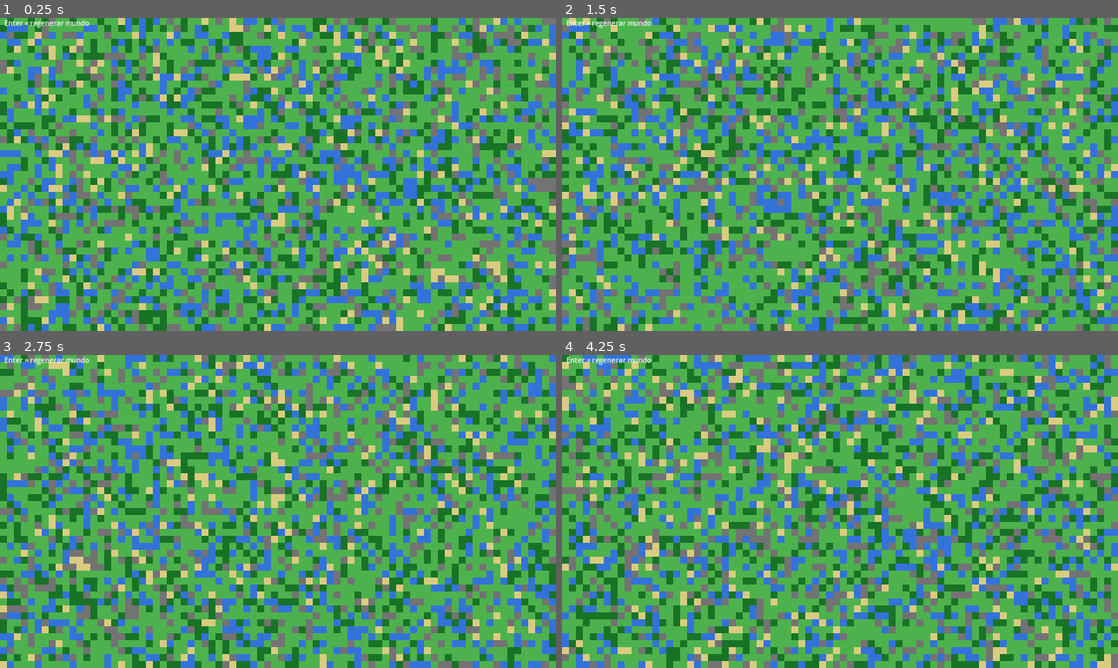
Above: before the commit, frames 1-4 (two rows, left to right).
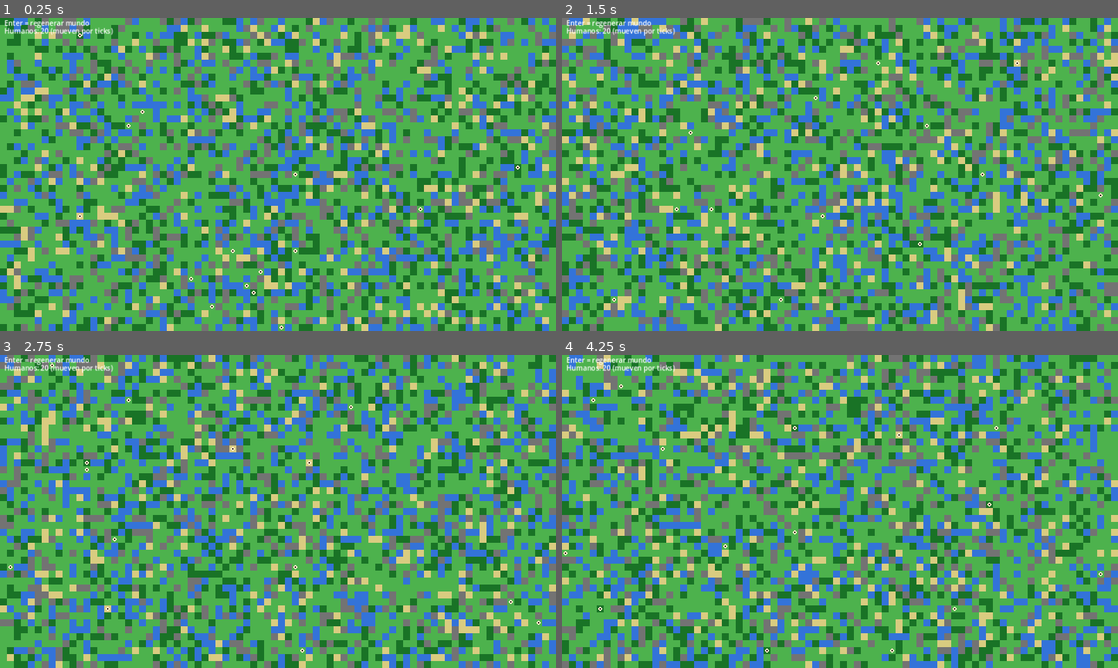
Above: after the commit, the same moments.

Repository: scastorina/civilizatio
Game: Godot game, scene res://scenes/Main.tscn
Two runs of this game, one before a commit and one after it. Both use one fixed random seed, a clock stepped at 60 frames per second and the inputs below.
Inputs:
- Up to frame 1 (0.25 s): no input
- Up to frame 2 (1.5 s): tap Enter (ui_accept) at 0.5, 0.6, 0.77, 1.07, 1.35 s
- Up to frame 3 (2.75 s): tap Enter (ui_accept) at 1.52, 1.82, 2.1 s
- Up to frame 4 (4.25 s): tap Enter (ui_accept) at 2.75, 2.85, 3.02, 3.32, 3.6, 3.77, 4.07 s

The runs differ from the first frame. In frame 1, 71% of the frame differs, in the area x 0-100%, y 0-100%; in frame 2, 69%; in frame 3, 70%; in frame 4, 70%.

Commit message:
Add human entities with tick movement and world grid logic

Diff:
--- /dev/null
+++ b/scripts/Human.gd
@@ -0,0 +1,41 @@
+extends Node2D
+class_name Human
+
+var grid: WorldGrid
+var grid_position: Vector2i = Vector2i.ZERO
+var tile_size: int = 16
+
+func setup(p_grid: WorldGrid, p_grid_position: Vector2i, p_tile_size: int) -> void:
+	grid = p_grid
+	grid_position = p_grid_position
+	tile_size = p_tile_size
+	_update_world_position()
+	queue_redraw()
+
+func tick_move(rng: RandomNumberGenerator) -> void:
+	var directions: Array[Vector2i] = [
+		Vector2i(1, 0),
+		Vector2i(-1, 0),
+		Vector2i(0, 1),
+		Vector2i(0, -1),
+		Vector2i.ZERO,
+	]
+	for i in range(directions.size() - 1, 0, -1):
+		var j := rng.randi_range(0, i)
+		var temp: Vector2i = directions[i]
+		directions[i] = directions[j]
+		directions[j] = temp
+
+	for dir in directions:
+		var next := grid_position + dir
+		if grid.is_walkable(next):
+			grid_position = next
+			_update_world_position()
+			break
+
+func _update_world_position() -> void:
+	position = Vector2((grid_position.x + 0.5) * tile_size, (grid_position.y + 0.5) * tile_size)
+
+func _draw() -> void:
+	draw_circle(Vector2.ZERO, tile_size * 0.28, Color(1.0, 0.92, 0.80))
+	draw_circle(Vector2.ZERO, tile_size * 0.14, Color(0.20, 0.15, 0.12))
--- a/scripts/Main.gd
+++ b/scripts/Main.gd
@@ -3,44 +3,65 @@
 const TILE_SIZE := 16
 const WORLD_WIDTH := 96
 const WORLD_HEIGHT := 54
+const HUMAN_COUNT := 20
+const MOVE_TICK_SECONDS := 0.35
 
 var rng := RandomNumberGenerator.new()
-var world: Array = []
+var world_grid := WorldGrid.new(WORLD_WIDTH, WORLD_HEIGHT)
+var humans: Array[Human] = []
+var move_tick_accumulator := 0.0
 
 func _ready() -> void:
 	rng.randomize()
-	_generate_world()
+	_regenerate_world()
+
+func _process(delta: float) -> void:
+	if Input.is_action_just_pressed("ui_accept"):
+		_regenerate_world()
+
+	move_tick_accumulator += delta
+	while move_tick_accumulator >= MOVE_TICK_SECONDS:
+		move_tick_accumulator -= MOVE_TICK_SECONDS
+		_move_humans()
+
+func _regenerate_world() -> void:
+	world_grid.generate()
+	_spawn_humans()
 	queue_redraw()
 
-func _process(_delta: float) -> void:
-	if Input.is_action_just_pressed("ui_accept"):
-		_generate_world()
-		queue_redraw()
+func _spawn_humans() -> void:
+	for human in humans:
+		human.queue_free()
+	humans.clear()
 
-func _generate_world() -> void:
-	world.clear()
-	for y in range(WORLD_HEIGHT):
-		var row: Array = []
-		for x in range(WORLD_WIDTH):
-			var value := rng.randf()
-			if value < 0.18:
-				row.append("water")
-			elif value < 0.24:
-				row.append("sand")
-			elif value < 0.72:
-				row.append("grass")
-			elif value < 0.88:
-				row.append("forest")
-			else:
-				row.append("mountain")
-		world.append(row)
+	var occupied := {}
+	for _i in range(HUMAN_COUNT):
+		var spawn := world_grid.get_random_walkable_cell()
+		if not world_grid.is_walkable(spawn):
+			continue
+
+		var key := "%s:%s" % [spawn.x, spawn.y]
+		if occupied.has(key):
+			continue
+		occupied[key] = true
+
+		var human := Human.new()
+		human.setup(world_grid, spawn, TILE_SIZE)
+		add_child(human)
+		humans.append(human)
+
+func _move_humans() -> void:
+	for human in humans:
+		human.tick_move(rng)
 
 func _draw() -> void:
-	for y in range(WORLD_HEIGHT):
-		for x in range(WORLD_WIDTH):
-			var biome: String = world[y][x]
+	for y in range(world_grid.height):
+		for x in range(world_grid.width):
+			var biome := world_grid.get_biome(Vector2i(x, y))
 			draw_rect(Rect2(x * TILE_SIZE, y * TILE_SIZE, TILE_SIZE, TILE_SIZE), _biome_color(biome))
+
 	draw_string(ThemeDB.fallback_font, Vector2(10, 18), "Enter = regenerar mundo", HORIZONTAL_ALIGNMENT_LEFT, -1, 16)
+	draw_string(ThemeDB.fallback_font, Vector2(10, 36), "Humanos: %s (mueven por ticks)" % humans.size(), HORIZONTAL_ALIGNMENT_LEFT, -1, 16)
 
 func _biome_color(biome: String) -> Color:
 	match biome:
--- /dev/null
+++ b/scripts/WorldGrid.gd
@@ -0,0 +1,53 @@
+extends RefCounted
+class_name WorldGrid
+
+var width: int
+var height: int
+
+var _rng := RandomNumberGenerator.new()
+var _tiles: Array = []
+
+func _init(p_width: int, p_height: int) -> void:
+	width = p_width
+	height = p_height
+	_rng.randomize()
+
+func generate() -> void:
+	_tiles.clear()
+	for y in range(height):
+		var row: Array = []
+		for x in range(width):
+			var value := _rng.randf()
+			if value < 0.18:
+				row.append("water")
+			elif value < 0.24:
+				row.append("sand")
+			elif value < 0.72:
+				row.append("grass")
+			elif value < 0.88:
+				row.append("forest")
+			else:
+				row.append("mountain")
+		_tiles.append(row)
+
+func get_biome(cell: Vector2i) -> String:
+	if not is_in_bounds(cell):
+		return ""
+	return _tiles[cell.y][cell.x]
+
+func is_in_bounds(cell: Vector2i) -> bool:
+	return cell.x >= 0 and cell.y >= 0 and cell.x < width and cell.y < height
+
+func is_walkable(cell: Vector2i) -> bool:
+	if not is_in_bounds(cell):
+		return false
+	var biome: String = get_biome(cell)
+	return biome != "water" and biome != "mountain"
+
+func get_random_walkable_cell() -> Vector2i:
+	var max_tries := width * height * 2
+	for _i in range(max_tries):
+		var candidate := Vector2i(_rng.randi_range(0, width - 1), _rng.randi_range(0, height - 1))
+		if is_walkable(candidate):
+			return candidate
+	return Vector2i.ZERO
Not shown, changed: README.md
